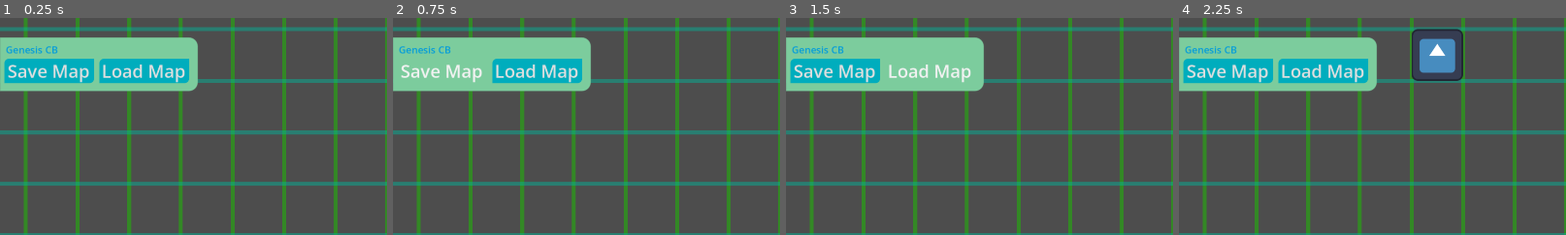
Above: before the commit, frames 1-4 (left to right).
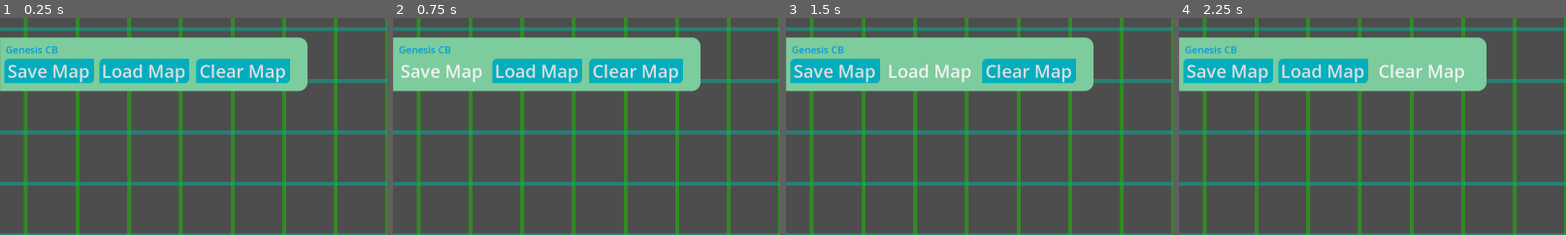
Above: after the commit, the same moments.

Repository: icebear-mc/Genesis
Game: Godot game, scene res://scenes/world.tscn
Same seed, same stepped clock (60 frames per second), same inputs: the game is played once before the commit and once after it. The engine's default icon, where the game draws it, is replaced by a stand-in: a white triangle on a blue panel in a dark square.
Inputs (mouse positions are % of the whole screen's width and height, from its top left):
- Up to frame 1 (0.25 s): no input
- Up to frame 2 (0.75 s): click "Save Map" at 0.5 s
- Up to frame 3 (1.5 s): click "Load Map" at 1.25 s
- Up to frame 4 (2.25 s): click (31, 12) at 2 s, where only the run after the commit has a clickable "Clear Map"
The pictures show only the part of the screen within x 0-50%, y 0-50%; the shares and areas given below are measured in that part.

The runs differ from the first frame. In frame 1, 7.2% of the frame differs, in the area x 49-80%, y 8-34%; in frame 2, 7.2%; in frame 3, 7.2%; in frame 4, 7.3%, in the area x 49-80%, y 4-34%.

Commit message:
Class System added
added classes to structure the project

Diff:
--- a/project.godot
+++ b/project.godot
@@ -11,7 +11,7 @@
 [application]
 
 config/name="Genesis"
-config/version="0.2.4a"
+config/version="0.2.5"
 run/main_scene="uid://cxwoig5vohwof"
 config/features=PackedStringArray("4.6", "GL Compatibility")
 boot_splash/bg_color=Color(0, 0.50980395, 0.70980394, 1)
@@ -21,6 +21,8 @@
 
 Vars="*uid://crvfafrk7pffb"
 Funcs="*uid://53cg7sf0xhhq"
+Grid="*uid://dt6rltthqg5b1"
+LogicSys="*uid://bdaqeldhgbc1c"
 
 [display]
 
--- /dev/null
+++ b/scenes/clear_map.gd
@@ -0,0 +1,10 @@
+extends Button
+
+func _on_mouse_entered() -> void:
+	Vars.can_place_buildings = false
+
+func _on_mouse_exited() -> void:
+	Vars.can_place_buildings = true
+
+func _on_pressed() -> void:
+	Funcs.clear_map()
--- a/scenes/top_menu.tscn
+++ b/scenes/top_menu.tscn
@@ -2,6 +2,7 @@
 
 [ext_resource type="Script" uid="uid://uqbdxob58yky" path="res://scripts/save_map.gd" id="1_uxvdx"]
 [ext_resource type="Script" uid="uid://duie1iy7h6onq" path="res://scripts/load_map.gd" id="2_taxde"]
+[ext_resource type="Script" uid="uid://cnuahpnw7c6db" path="res://scenes/clear_map.gd" id="3_w6ndt"]
 
 [sub_resource type="StyleBoxFlat" id="StyleBoxFlat_taxde"]
 bg_color = Color(0.4862745, 0.8, 0.6156863, 1)
@@ -27,7 +28,7 @@
 
 [node name="BackgroundPanel" type="Panel" parent="." unique_id=1961320398]
 offset_top = 43.63636
-offset_right = 222.72726
+offset_right = 346.36362
 offset_bottom = 104.09091
 scale = Vector2(2, 2)
 size_flags_horizontal = 4
@@ -59,6 +60,19 @@
 clip_text = true
 script = ExtResource("2_taxde")
 
+[node name="LoadMap2" type="Button" parent="." unique_id=2121826090]
+offset_left = 441.81818
+offset_top = 91.81818
+offset_right = 652.72723
+offset_bottom = 146.81818
+theme = SubResource("Theme_w6ndt")
+theme_type_variation = &"FlatButton"
+theme_override_font_sizes/font_size = 40
+theme_override_styles/normal = SubResource("StyleBoxFlat_x4jqx")
+text = "Clear Map"
+clip_text = true
+script = ExtResource("3_w6ndt")
+
 [node name="GenesisCBLabel" type="Label" parent="." unique_id=659172454]
 material = SubResource("ShaderMaterial_bewml")
 offset_left = 12.727273
@@ -76,3 +90,6 @@
 [connection signal="mouse_entered" from="LoadMap" to="LoadMap" method="_on_mouse_entered"]
 [connection signal="mouse_exited" from="LoadMap" to="LoadMap" method="_on_mouse_exited"]
 [connection signal="pressed" from="LoadMap" to="LoadMap" method="_on_pressed"]
+[connection signal="mouse_entered" from="LoadMap2" to="LoadMap2" method="_on_mouse_entered"]
+[connection signal="mouse_exited" from="LoadMap2" to="LoadMap2" method="_on_mouse_exited"]
+[connection signal="pressed" from="LoadMap2" to="LoadMap2" method="_on_pressed"]
--- a/scripts/factory.gd
+++ b/scripts/factory.gd
@@ -1,8 +1,6 @@
 extends Node2D
 
 var hovered = false
-
-var saved_nodes = []
 
 
 func _process(delta: float) -> void:
@@ -12,7 +10,6 @@
 func _ready() -> void:
 
 	add_to_group("BuildingsToSave")
-
 	if position.x < -3136.0 or position.x > 3136.0 or position .y < -3136.0 or position.y > 3136.0:
 		queue_free()
 
@@ -29,3 +26,6 @@
 		"pos_x" : position.x,
 		"pos_y" : position.y
 	}
+
+func clear():
+	queue_free()
--- /dev/null
+++ b/scripts/globals/classes/buildings_base.gd
@@ -0,0 +1,6 @@
+extends Object
+class_name BasicBuilding
+
+var energy_level: int
+var producing_resource: String
+var building_name: String
--- /dev/null
+++ b/scripts/globals/classes/custom/factory.gd
@@ -0,0 +1,5 @@
+extends BasicBuilding
+class_name Factory
+
+func _init() -> void:
+	building_name = "Factory"
--- a/scripts/globals/global_func.gd
+++ b/scripts/globals/global_func.gd
@@ -71,6 +71,12 @@
 
 func snap_to_grid(world_pos: Vector2):
 	return Vector2(
-		round((world_pos.x - Vars.grid_offset.x) / Vars.grid_size.x) * Vars.grid_size.x + Vars.grid_offset.x,
-		round((world_pos.y - Vars.grid_offset.y) / Vars.grid_size.y) * Vars.grid_size.y + Vars.grid_offset.y
+		round((world_pos.x - Grid.grid_offset.x) / Grid.grid_size.x) * Grid.grid_size.x + Grid.grid_offset.x,
+		round((world_pos.y - Grid.grid_offset.y) / Grid.grid_size.y) * Grid.grid_size.y + Grid.grid_offset.y
 	)
+
+func clear_map():
+	var delete_nodes = get_tree().get_nodes_in_group("BuildingsToSave")
+
+	for node in delete_nodes:
+		node.call("clear")
--- a/scripts/globals/global_var.gd
+++ b/scripts/globals/global_var.gd
@@ -1,8 +1,5 @@
 extends Node
 
-var grid_size: Vector2 = Vector2(128, 128)
-var grid_offset: Vector2 = Vector2(64, 64)
-var grid_color := Color(1, 1, 1, 0.3)
-var grid_width := 1.0
-
 var can_place_buildings = true
+var energy = 50000
+var money = 0
--- /dev/null
+++ b/scripts/globals/grid.gd
@@ -0,0 +1,6 @@
+extends Node
+
+var grid_size: Vector2 = Vector2(128, 128)
+var grid_offset: Vector2 = Vector2(64, 64)
+var grid_color := Color(1, 1, 1, 0.3)
+var grid_width := 1.0
--- /dev/null
+++ b/scripts/globals/logic_sys.gd
@@ -0,0 +1,25 @@
+extends Node
+
+func produce(resource):
+	match resource:
+		"money":
+			Vars.money += 1
+
+	print(Vars.money)
+
+func consume_energy(building_level: int):
+	match building_level:
+		0:
+			Vars.energy -= 0
+		1:
+			Vars.energy -= 3
+		2:
+			Vars.energy -= 5
+		3:
+			Vars.energy -= 8
+
+
+func define_factory_logic() -> void:
+	print("Factory Logic assemmbled succesful!")
+	produce("money")
+	consume_energy(0)
Not shown, added: scenes/clear_map.gd.uid
Not shown, added: scripts/globals/classes/buildings_base.gd.uid
Not shown, added: scripts/globals/classes/custom/factory.gd.uid
Not shown, added: scripts/globals/grid.gd.uid
Not shown, added: scripts/globals/logic_sys.gd.uid
